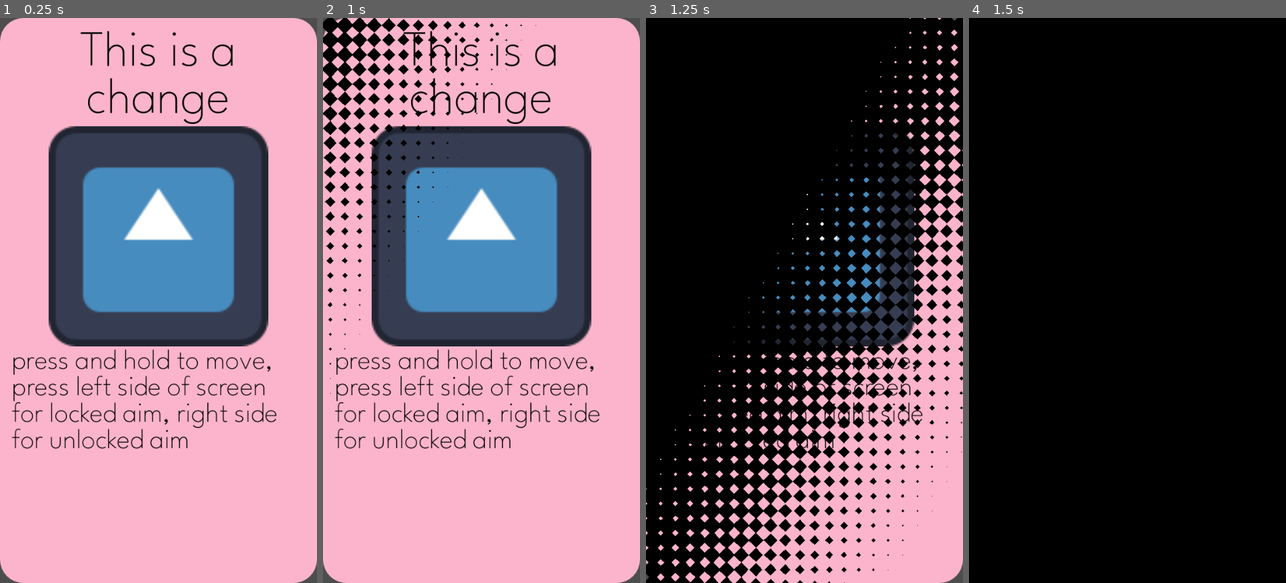
Above: before the commit, frames 1-4 (left to right).
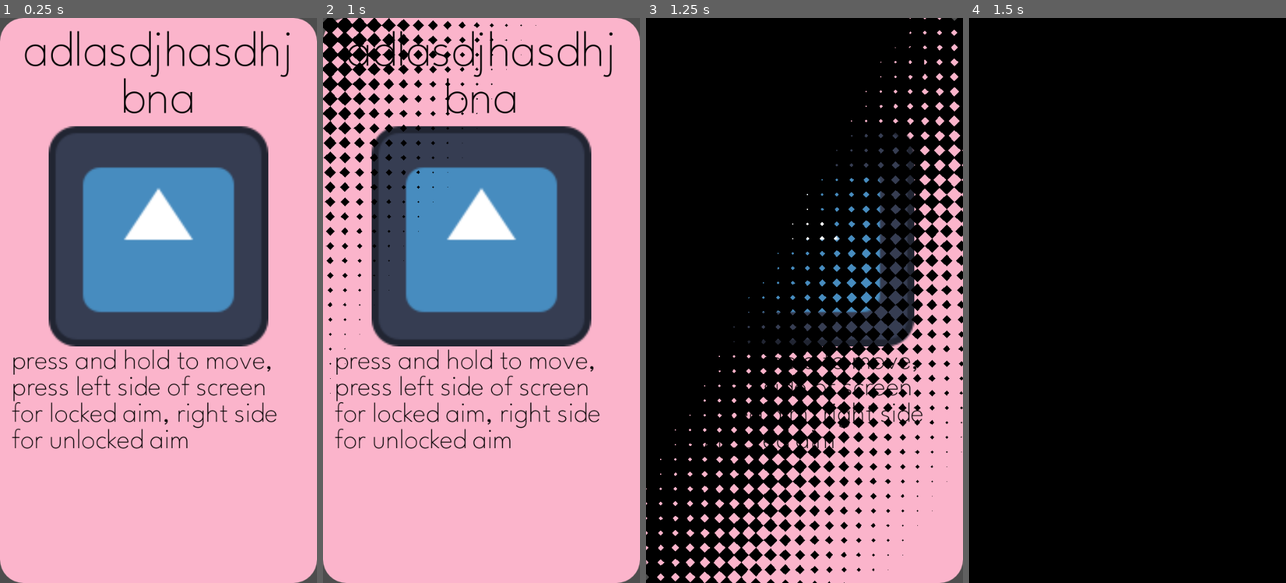
Above: after the commit, the same moments.

Repository: tapwatergames/ShootyGame
Game: Godot game, scene res://CrispGodotTemplate/main.tscn
Same seed, same stepped clock (60 frames per second), same inputs: the game is played once before the commit and once after it. The engine's default icon, where the game draws it, is replaced by a stand-in: a white triangle on a blue panel in a dark square.
Inputs (mouse positions are in pixels of both pictures, inside the frame that each line leads up to):
- Up to frame 1 (0.25 s): no input
- Up to frame 2 (1 s): tap Enter at 0.5 s; move the mouse to (551, 272) at 0.52 s; press the mouse at (551, 272) at 0.53 s
- Up to frame 3 (1.25 s): no input
- Up to frame 4 (1.5 s): move the mouse to (1064, 328) at 1.27 s; release the mouse at (1064, 328) at 1.28 s; click (1064, 328) at 1.35 s

The runs differ from the first frame. In frame 1, 2.1% of the frame differs, in the area x 7-92%, y 2-19%; in frame 2, 2.0%; in frame 3, less than 0.1%; in frame 4, nothing differs.

Commit message:
changed title

Diff:
--- a/CrispGodotTemplate/main.tscn
+++ b/CrispGodotTemplate/main.tscn
@@ -66,7 +66,7 @@
 script = ExtResource("2_ntvbt")
 thumbnailTexture = ExtResource("1_mj5ko")
 mainColor = Color(0.982521, 0.706156, 0.796331, 1)
-titleText = "This is a change"
+titleText = "adlasdjhasdhjbna"
 descriptionText = "press and hold to move, press left side of screen for locked aim, right side for unlocked aim
 "
 
@@ -101,7 +101,7 @@
 layout_mode = 2
 theme = ExtResource("1_60ktn")
 bbcode_enabled = true
-text = "[center]This is a change"
+text = "[center]adlasdjhasdhjbna"
 fit_content = true
 
 [node name="MarginContainer" type="MarginContainer" parent="MainMenuUI/BackgroundPanel/MarginContainer/VBoxContainer"]
